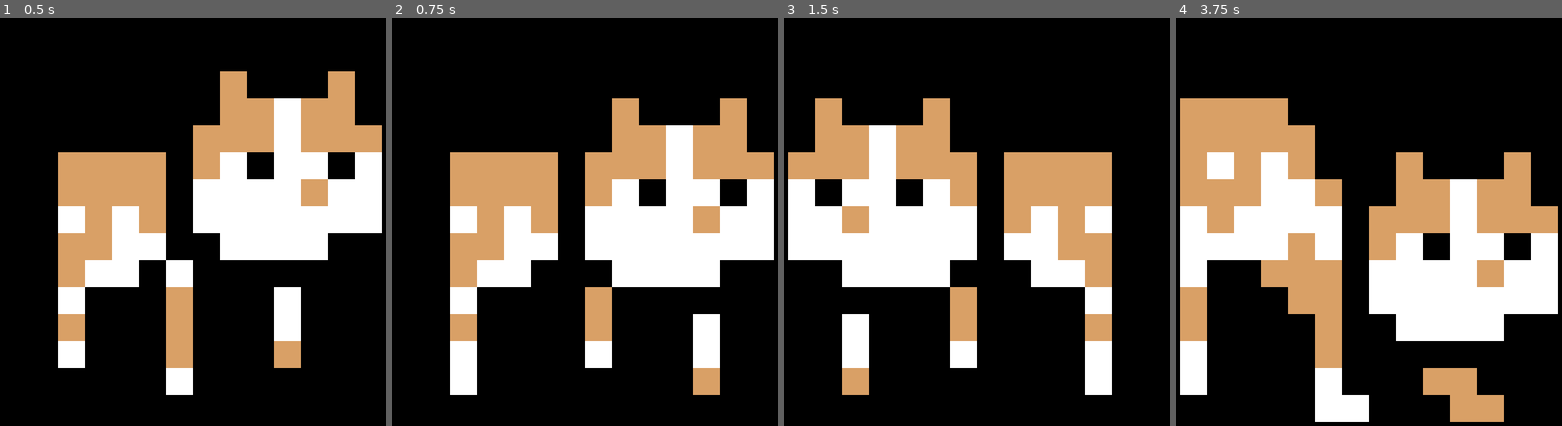
Above: before the commit, frames 1-4 (left to right).
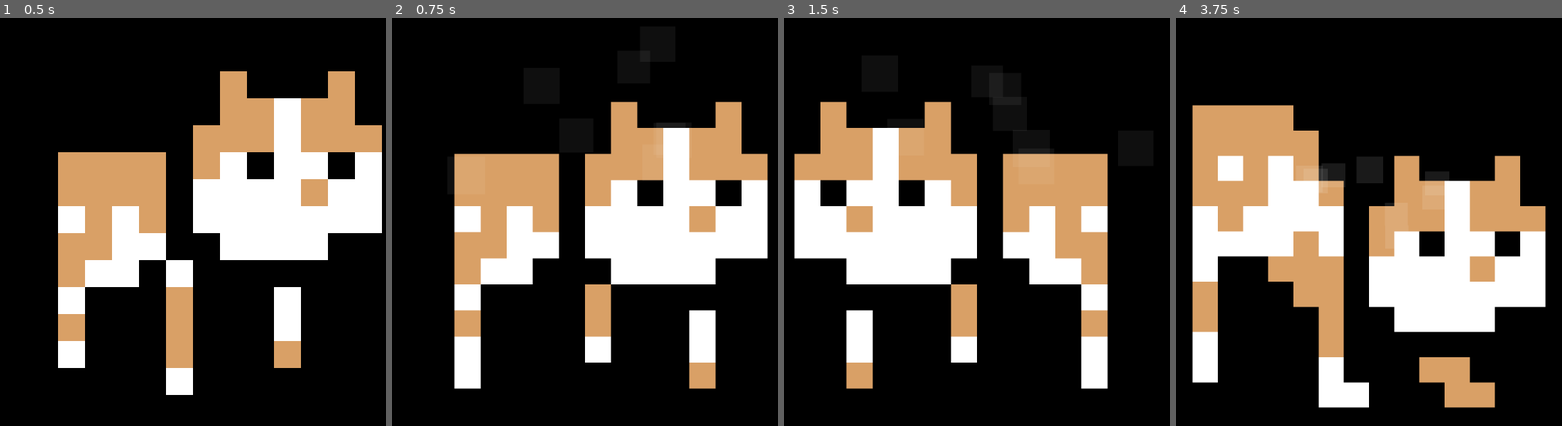
Above: after the commit, the same moments.

Repository: CharlieTheCatMeow/CharliePet
Game: Godot game, scene res://Scenes/main.tscn
The game is run twice, just before and just after one commit, with the same random seed, the same clock (stepped at 60 frames per second) and the same inputs.
Inputs (mouse positions are in pixels of both pictures, inside the frame that each line leads up to):
- Up to frame 1 (0.5 s): no input
- Up to frame 2 (0.75 s): tap Enter at 0.5 s; drag from (585, 205) to (639, 87) at 0.52 s
- Up to frame 3 (1.5 s): tap Space at 1.25 s; drag from (868, 234) to (977, 205) at 1.27 s
- Up to frame 4 (3.75 s): move the mouse to (1423, 87) at 2.02 s; hold Right 2.03-2.75 s; tap Alt at 2.1, 3.6 s; click (1423, 87) at 2.17 s; drag from (1341, 315) to (1206, 124) at 2.77 s; move the mouse to (1531, 287) at 3.52 s; hold Left from 3.53 s (still down); click (1531, 287) at 3.67 s

Frame 1 is identical in both runs. In frame 2, 5.3% of the frame differs, in the area x 15-99%, y 8-93%; in frame 3, 5.6%; in frame 4, 15%, in the area x 1-99%, y 19-100%.

Commit message:
Sitting and particles

Diff:
--- a/Scenes/main.tscn
+++ b/Scenes/main.tscn
@@ -2,6 +2,7 @@
 
 [ext_resource type="Script" uid="uid://dhp84elb350ey" path="res://Scripts/main.gd" id="1_bo1nx"]
 [ext_resource type="Texture2D" uid="uid://cafchgvt6g7b0" path="res://Assets/CharliePet.png" id="2_bo1nx"]
+[ext_resource type="AudioStream" uid="uid://d1ajxmietcoss" path="res://Assets/meow.mp3" id="3_8gbba"]
 
 [sub_resource type="AtlasTexture" id="AtlasTexture_8gbba"]
 atlas = ExtResource("2_bo1nx")
@@ -420,6 +421,14 @@
 [sub_resource type="RectangleShape2D" id="RectangleShape2D_bo1nx"]
 size = Vector2(180, 180)
 
+[sub_resource type="Curve" id="Curve_6p6qw"]
+_data = [Vector2(0, 0.10112369), 0.0, 0.0, 0, 0, Vector2(0.4521277, 0.23595512), 0.0, 0.0, 0, 0]
+point_count = 2
+
+[sub_resource type="Gradient" id="Gradient_jjvhh"]
+offsets = PackedFloat32Array(0.012345679, 1)
+colors = PackedColorArray(1, 1, 1, 0.5294118, 1, 1, 1, 0)
+
 [node name="Pet" type="Node2D" unique_id=629739259]
 script = ExtResource("1_bo1nx")
 
@@ -427,12 +436,31 @@
 position = Vector2(100, 100)
 scale = Vector2(10, 10)
 sprite_frames = SubResource("SpriteFrames_6p6qw")
-animation = &"Wake_up"
-frame = 2
-frame_progress = 0.3463745
+animation = &"Idle"
 
 [node name="Area2D" type="Area2D" parent="." unique_id=242710745]
 position = Vector2(100, 100)
 
 [node name="CollisionShape2D" type="CollisionShape2D" parent="Area2D" unique_id=2121485684]
 shape = SubResource("RectangleShape2D_bo1nx")
+
+[node name="AudioStreamPlayer" type="AudioStreamPlayer" parent="." unique_id=1532123958]
+stream = ExtResource("3_8gbba")
+
+[node name="CPUParticles2D" type="CPUParticles2D" parent="." unique_id=856705692]
+position = Vector2(100, 110)
+emitting = false
+lifetime = 0.3
+one_shot = true
+explosiveness = 1.0
+emission_shape = 3
+emission_rect_extents = Vector2(36.66, 18.045)
+direction = Vector2(0, -1)
+gravity = Vector2(0, 0)
+initial_velocity_min = 160.0
+initial_velocity_max = 320.0
+scale_amount_min = 49.5
+scale_amount_max = 59.41
+scale_amount_curve = SubResource("Curve_6p6qw")
+color = Color(1, 1, 1, 0.24313726)
+color_ramp = SubResource("Gradient_jjvhh")
--- a/Scripts/main.gd
+++ b/Scripts/main.gd
@@ -22,10 +22,22 @@
 var is_waking_up = false
 var wake_up_timer = 0.0
 
+var pet_sit = false
+
 @onready var animated_sprite = $AnimatedSprite2D
 @onready var area = $Area2D
+@onready var audio_player = $AudioStreamPlayer
+@onready var particles = $CPUParticles2D
+
+@onready var original_scale = animated_sprite.scale
 
 func _ready() -> void:
+	DisplayServer.window_set_mouse_passthrough(PackedVector2Array([
+		Vector2(16, 16),
+		Vector2(184, 16),
+		Vector2(184, 184),
+		Vector2(16, 184)
+	]))
 	screen_size = Vector2(DisplayServer.screen_get_size())
 	animated_sprite.flip_h = true
 	animated_sprite.play("Walk")
@@ -57,8 +69,11 @@
 				animated_sprite.play("Wake_up")
 				speed = 0
 			else:
-				speed = 300
-				animated_sprite.play("Walk")
+				if not pet_sit:
+					speed = 300
+					animated_sprite.play("Walk")
+				else:
+					animated_sprite.play("Idle")
 	last_mouse_position = mouse_position
 
 	if is_going_to_sleep:
@@ -73,8 +88,11 @@
 		wake_up_timer -= delta
 		if wake_up_timer <= 0:
 			is_waking_up = false
-			speed = 300
-			animated_sprite.play("Walk")
+			if not pet_sit:
+				speed = 300
+				animated_sprite.play("Walk")
+			else:
+				animated_sprite.play("Idle")
 		return
 
 	if is_idling:
@@ -82,14 +100,17 @@
 		if idle_timer <= 0:
 			is_idling = false
 			idle_cooldown = 4.0
-			speed = 300
-			animated_sprite.play("Walk")
+			if not pet_sit:
+				speed = 300
+				animated_sprite.play("Walk")
+			else:
+				animated_sprite.play("Idle")
 	else:
 		idle_cooldown -= delta
 	var window_position = Vector2(DisplayServer.window_get_position())
 	direction = window_position.direction_to(mouse_position)
 	if window_position.distance_to(mouse_position) >= 100:
-		if !is_idling:
+		if !is_idling and not pet_sit:
 			animated_sprite.play("Walk")
 		window_position += direction * speed * delta
 		window_position.x = clamp(window_position.x, 0, screen_size.x - window_size.x)
@@ -119,7 +140,7 @@
 		go_to_sleep_timer = num_frames / anim_speed
 		animated_sprite.play(animation_name)
 		speed = 0
-	if not mouse_no_movement:
+	if not mouse_no_movement and not pet_sit:
 		speed = 300
 
 	DisplayServer.window_set_position(Vector2i(window_position))
@@ -158,16 +179,27 @@
 func _on_area_input(_viewport, event, _shape_idx):
 	if event is InputEventMouseButton and event.button_index == MOUSE_BUTTON_LEFT:
 		if event.pressed:
+			pop_animation()
+			pet_sit = !pet_sit
+			speed = 0
 			is_dragging = true
 			if is_going_to_sleep:
 				is_going_to_sleep = false
 				is_sleeping = false
 				mouse_no_movement = false
 				mouse_no_movement_timer = 8.0
-				speed = 300
+				if not pet_sit:
+					speed = 300
 				animated_sprite.play("Walk")
 			var mouse_pos = Vector2(DisplayServer.mouse_get_position())
 			var win_pos = Vector2(DisplayServer.window_get_position())
 			drag_offset = mouse_pos - win_pos
 		else:
 			is_dragging = false
+
+func pop_animation() -> void:
+	var tween = create_tween()
+	tween.tween_property(animated_sprite, "scale", original_scale * 0.9, 0.1)
+	tween.tween_property(animated_sprite, "scale", original_scale, 0.1)
+	audio_player.play()
+	particles.restart()
Not shown, added: Assets/meow.mp3.import
Not shown, added: Assets/meow.mp3
